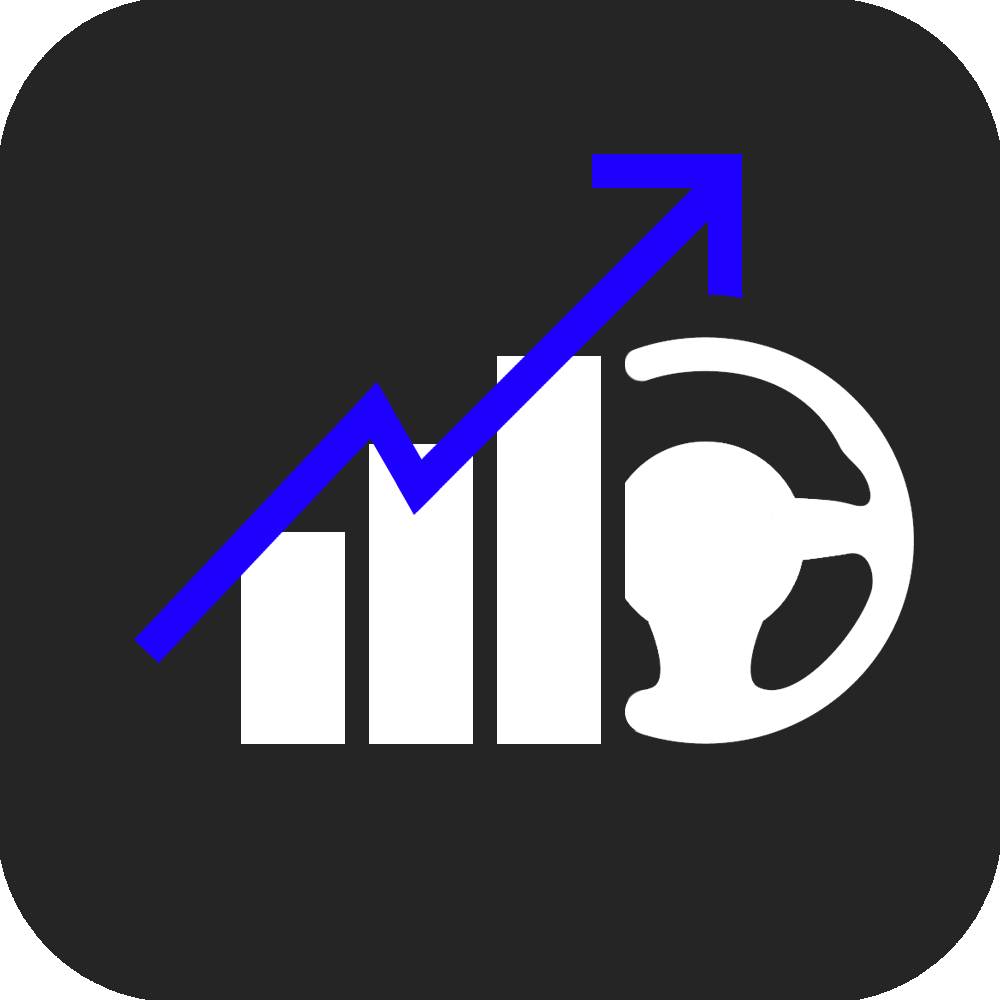
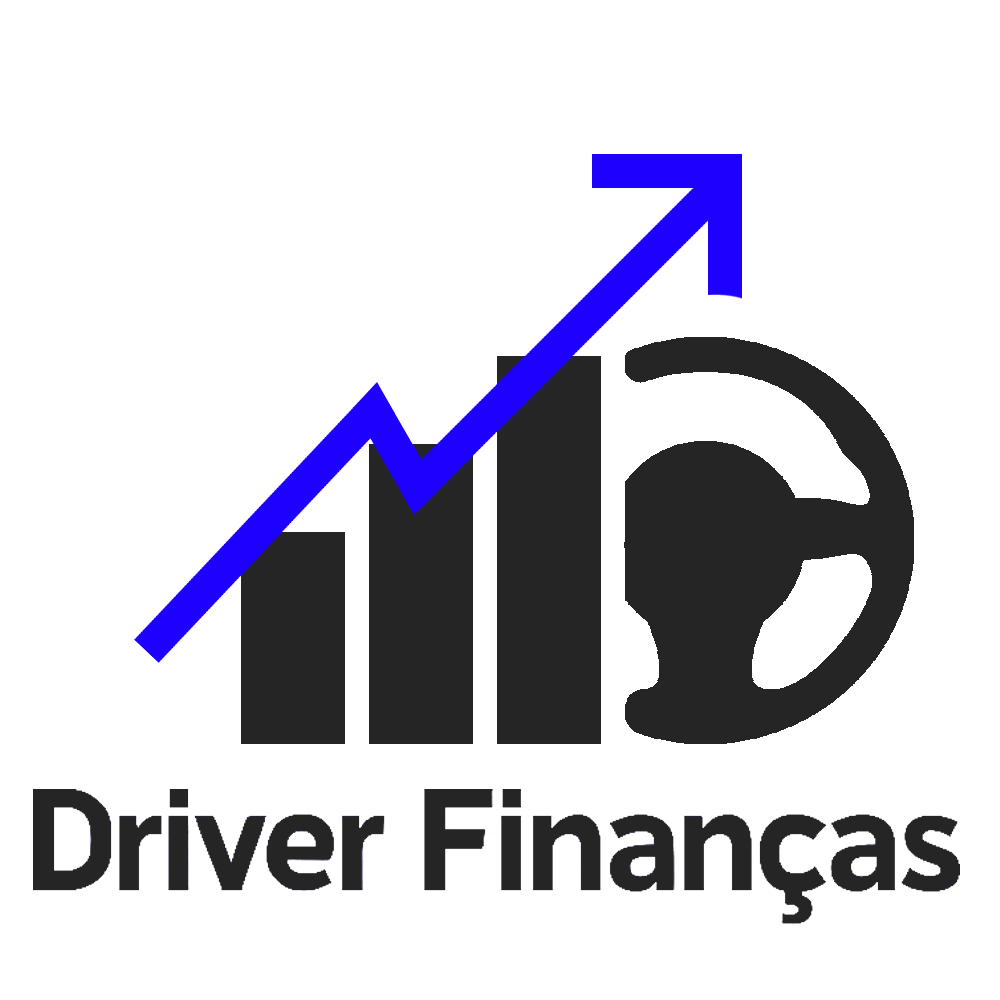
Layered file, before and after one edit (1000x1000). Changes by layer:
painted on "Camada 3" over 241, 337, 914, 744
added layer "Camada 19" above "Camada 15" over 33, 789, 960, 925
hid "Camada 15" over 0, 0, 1000, 1000